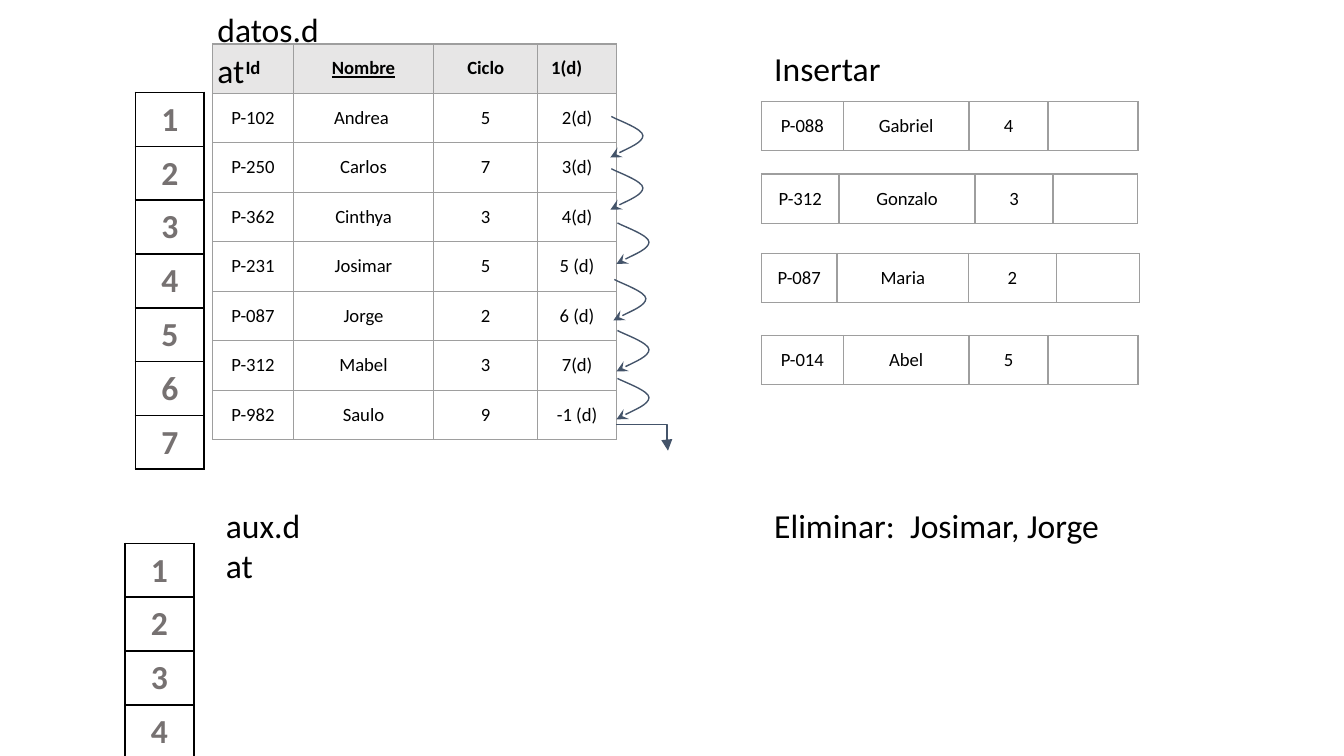
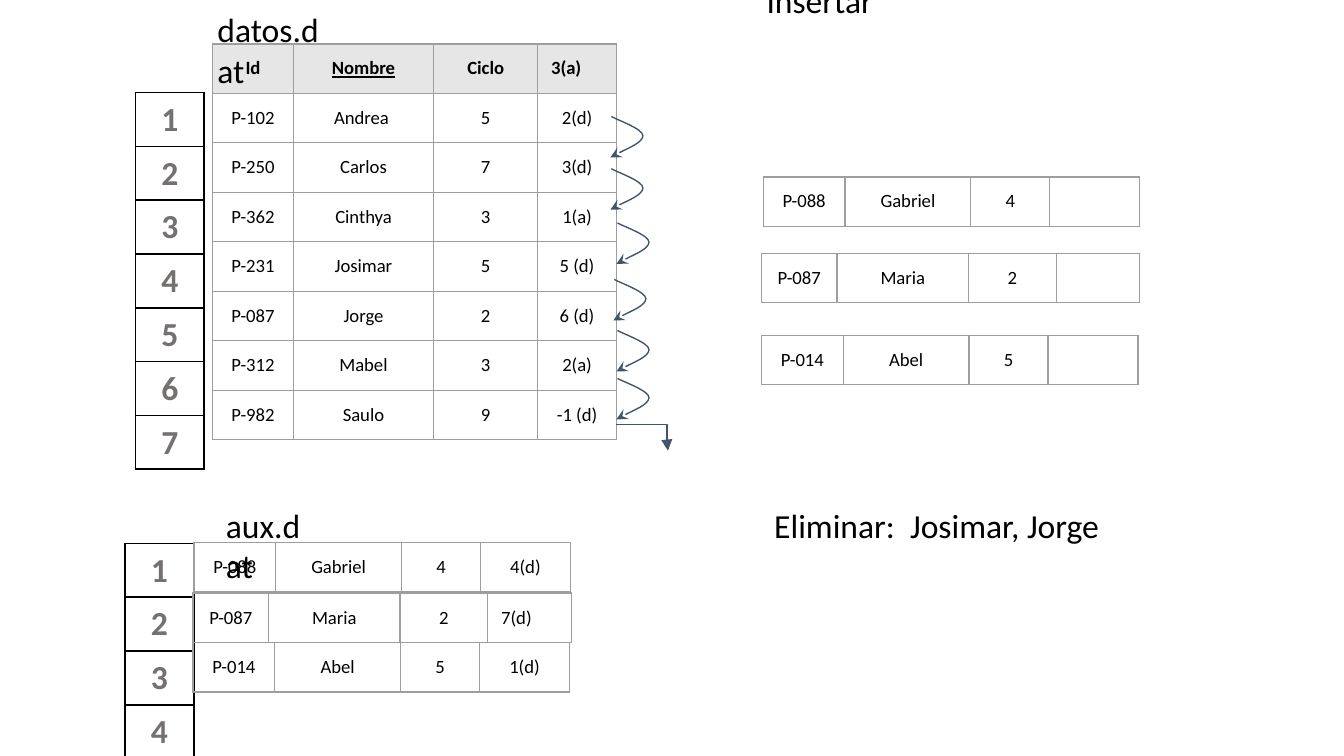
Before and after one commit to wanly13/Base-de-datos-2, a slide deck: slide 15 of Temas/Organizacion de Archivos 2.pptx. Drawn at 1344x756 pixels with LibreOffice and Linux fonts; fonts in the diff are those of the drawing; background and template pictures are left out. Boxes give left, top, right and bottom in pixels: in the first picture for what was removed or moved away, otherwise in the second. Text is boxed around its words. In the diff, an @@ line names an element or a change of style, - is before the commit and + after.

```diff
--- a/Temas/Organizacion de Archivos 2.pptx
+++ b/Temas/Organizacion de Archivos 2.pptx
@@ text "Insertar" rewrapped from [774, 59, 880, 82] to [767, 0, 873, 14] @@
@@ table at [212, 44, 617, 438] @@
-row 1, column 4: 1(d)
+row 1, column 4: 3(a)
-row 4, column 4: 4(d)
+row 4, column 4: 1(a)
-row 7, column 4: 7(d)
+row 7, column 4: 2(a)
@@ table removed at [762, 173, 1138, 223], 1 rows, 4 columns @@
-P-312 | Gonzalo | 3 | 
@@ table: place and size @@
-table at [762, 102, 1140, 152]
+table at [763, 177, 1141, 227]
@@ table added at [194, 543, 571, 593], 1 rows, 4 columns @@
+P-088 | Gabriel | 4 | 4(d)
@@ table added at [194, 593, 571, 642], 1 rows, 4 columns @@
+P-087 | Maria | 2 | 7(d)
@@ table added at [194, 642, 571, 692], 1 rows, 4 columns @@
+P-014 | Abel | 5 | 1(d)
```
Also in this commit, not shown: 17 other files.
